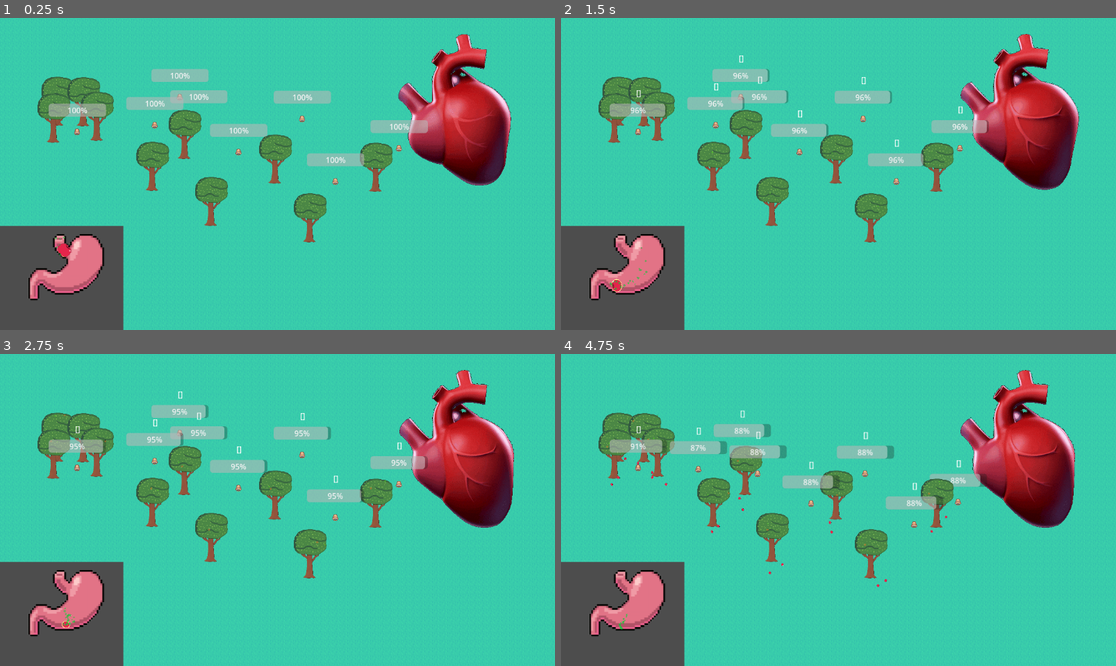
Above: before the commit, frames 1-4 (two rows, left to right).
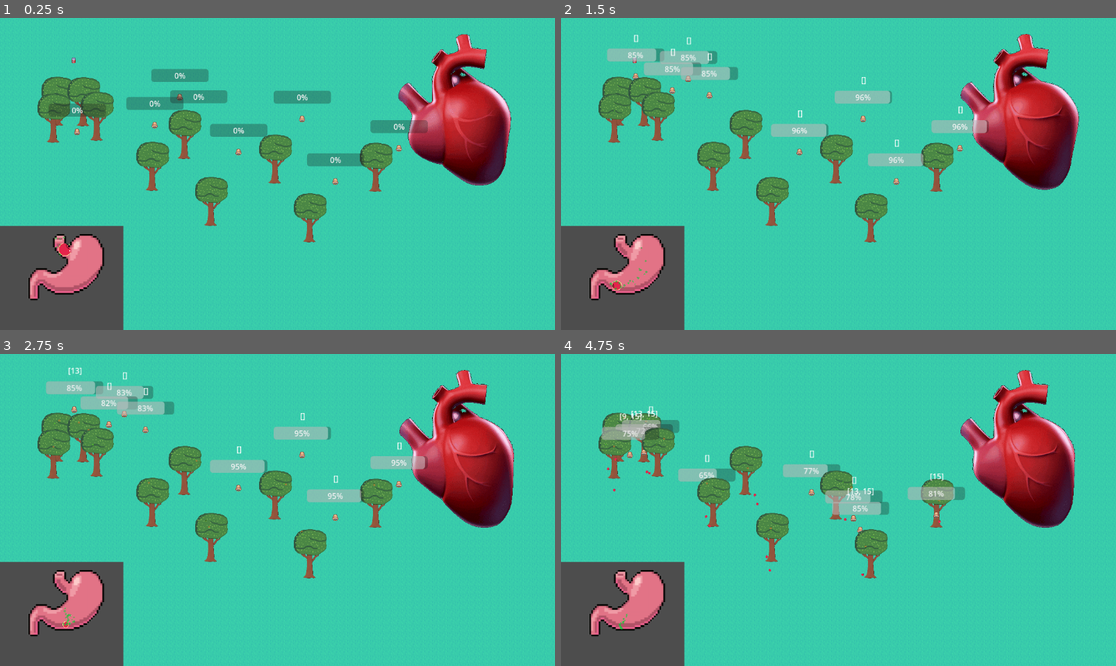
Above: after the commit, the same moments.

Repository: rundoom/Upraiser
Game: Godot game, scene res://world/world.tscn
Same seed, same stepped clock (60 frames per second), same inputs: the game is played once before the commit and once after it.
Inputs (mouse positions are in pixels of both pictures, inside the frame that each line leads up to):
- Up to frame 1 (0.25 s): no input
- Up to frame 2 (1.5 s): move the mouse to (960, 158) at 0.52 s; move the mouse to (727, 189) at 1.27 s
- Up to frame 3 (2.75 s): move the mouse to (333, 441) at 2.02 s
- Up to frame 4 (4.75 s): move the mouse to (810, 572) at 2.77 s; move the mouse to (1005, 556) at 3.52 s; move the mouse to (672, 463) at 4.27 s

The runs differ from the first frame. In frame 1, 3.4% of the frame differs, in the area x 8-78%, y 12-77%; in frame 2, 3.2%; in frame 3, 3.3%; in frame 4, 6.4%, in the area x 7-77%, y 16-75%.

Commit message:
Fixed navigation

Diff:
--- a/creature/npc/NPCManager.gd
+++ b/creature/npc/NPCManager.gd
@@ -3,5 +3,6 @@
 
 func _on_heartbeat() -> void:
 	get_tree().call_group("$energy_consume", "energy_consume")
-	get_tree().call_group("$check_needs", "check_needs")
+#	get_tree().call_group("$check_needs", "check_needs")
 	get_tree().call_group("$spawn_fruit", "spawn_fruit")
+	get_tree().call_group("$check_needs", "enable_physics")
--- a/creature/npc/npc.gd
+++ b/creature/npc/npc.gd
@@ -26,6 +26,8 @@
 
 
 func _physics_process(delta: float) -> void:
+	check_needs()
+
 	var real_speed_factor := get_real_velocity().length()/200
 
 	if is_current_path():
@@ -37,10 +39,13 @@
 		move_and_slide()
 		energy -= real_speed_factor
 
+	var line_path = current_path.map(func(it): return it - global_position)
+#	line_path.push_front(global_position)
+	$PathTracker.points = line_path
+
 
 func energy_consume() -> void:
 	energy -= energy_consume_idle * 5
-	$Label.text = str(food.map(func(it): return it.volume))
 	for it in food:
 		var food_value = it.dissolve_rate * it.dissolve_tick
 		if food_value > MAX_ENERGY - energy: continue
@@ -101,6 +106,7 @@
 	if body == move_to:
 		food.append(body)
 		body.get_parent().remove_child(body)
+		$Label.text = str(food.map(func(it): return it.volume))
 
 
 func lost_food() -> void:
@@ -111,3 +117,7 @@
 
 func is_current_path() -> bool:
 	return current_path != null and !current_path.is_empty()
+
+
+func enable_physics():
+	process_mode = Node.PROCESS_MODE_INHERIT
--- a/creature/npc/npc.tscn
+++ b/creature/npc/npc.tscn
@@ -118,8 +118,10 @@
 }]
 
 [sub_resource type="CircleShape2D" id="CircleShape2D_i6oj1"]
+radius = 21.0
 
 [node name="NPC" type="CharacterBody2D" groups=["$check_needs", "$energy_consume"]]
+process_mode = 4
 motion_mode = 1
 script = ExtResource("1_im2i3")
 
@@ -155,4 +157,7 @@
 horizontal_alignment = 1
 vertical_alignment = 1
 
+[node name="PathTracker" type="Line2D" parent="."]
+width = 3.0
+
 [connection signal="body_entered" from="Picker" to="." method="_on_picker_body_entered"]
--- a/general/food_for_stomach.tscn
+++ b/general/food_for_stomach.tscn
@@ -5,13 +5,6 @@
 [ext_resource type="Texture2D" uid="uid://bjj08gefq1voq" path="res://general/RadialGradient.png" id="2_ers48"]
 [ext_resource type="Texture2D" uid="uid://ce5qdsrdt1612" path="res://general/bub.png" id="4_7ila8"]
 [ext_resource type="Texture2D" uid="uid://bxtq4rqca4yhp" path="res://loot/apple4.png" id="4_ov5cw"]
-
-[sub_resource type="ShaderMaterial" id="ShaderMaterial_wj5tq"]
-shader = ExtResource("1_rjp4b")
-shader_parameter/dissolveState = 0.0
-shader_parameter/border = Color(0.756863, 0.996078, 0.301961, 1)
-shader_parameter/border_ticc = 0.068
-shader_parameter/noise = ExtResource("2_ers48")
 
 [sub_resource type="CircleShape2D" id="CircleShape2D_4ajad"]
 resource_local_to_scene = true
@@ -22,19 +15,19 @@
 tracks/0/type = "value"
 tracks/0/imported = false
 tracks/0/enabled = true
-tracks/0/path = NodePath("SubViewportContainer:material:shader_parameter/dissolveState")
+tracks/0/path = NodePath("CollisionShape2D:shape:radius")
 tracks/0/interp = 1
 tracks/0/loop_wrap = true
 tracks/0/keys = {
 "times": PackedFloat32Array(0),
 "transitions": PackedFloat32Array(1),
 "update": 0,
-"values": [0.0]
+"values": [15.0]
 }
 tracks/1/type = "value"
 tracks/1/imported = false
 tracks/1/enabled = true
-tracks/1/path = NodePath("CollisionShape2D:shape:radius")
+tracks/1/path = NodePath("Bubbles:process_material:emission_sphere_radius")
 tracks/1/interp = 1
 tracks/1/loop_wrap = true
 tracks/1/keys = {
@@ -46,14 +39,14 @@
 tracks/2/type = "value"
 tracks/2/imported = false
 tracks/2/enabled = true
-tracks/2/path = NodePath("Bubbles:process_material:emission_sphere_radius")
+tracks/2/path = NodePath("Sprite2D:material:shader_parameter/dissolveState")
 tracks/2/interp = 1
 tracks/2/loop_wrap = true
 tracks/2/keys = {
 "times": PackedFloat32Array(0),
 "transitions": PackedFloat32Array(1),
 "update": 0,
-"values": [15.0]
+"values": [0.0]
 }
 
 [sub_resource type="Animation" id="Animation_2nvxp"]
@@ -62,34 +55,22 @@
 tracks/0/type = "value"
 tracks/0/imported = false
 tracks/0/enabled = true
-tracks/0/path = NodePath("SubViewportContainer:material:shader_parameter/dissolveState")
+tracks/0/path = NodePath("CollisionShape2D:shape:radius")
 tracks/0/interp = 1
 tracks/0/loop_wrap = false
 tracks/0/keys = {
 "times": PackedFloat32Array(0, 5),
 "transitions": PackedFloat32Array(1, 1),
 "update": 0,
-"values": [0.0, 1.0]
+"values": [15.0, 0.01]
 }
-tracks/1/type = "value"
+tracks/1/type = "method"
 tracks/1/imported = false
 tracks/1/enabled = true
-tracks/1/path = NodePath("CollisionShape2D:shape:radius")
+tracks/1/path = NodePath(".")
 tracks/1/interp = 1
-tracks/1/loop_wrap = false
+tracks/1/loop_wrap = true
 tracks/1/keys = {
-"times": PackedFloat32Array(0, 5),
-"transitions": PackedFloat32Array(1, 1),
-"update": 0,
-"values": [15.0, 0.01]
-}
-tracks/2/type = "method"
-tracks/2/imported = false
-tracks/2/enabled = true
-tracks/2/path = NodePath(".")
-tracks/2/interp = 1
-tracks/2/loop_wrap = true
-tracks/2/keys = {
 "times": PackedFloat32Array(5),
 "transitions": PackedFloat32Array(1),
 "values": [{
@@ -97,17 +78,29 @@
 "method": &"hold_out_bubbles"
 }]
 }
+tracks/2/type = "value"
+tracks/2/imported = false
+tracks/2/enabled = true
+tracks/2/path = NodePath("Bubbles:process_material:emission_sphere_radius")
+tracks/2/interp = 1
+tracks/2/loop_wrap = false
+tracks/2/keys = {
+"times": PackedFloat32Array(0, 5),
+"transitions": PackedFloat32Array(1, 1),
+"update": 0,
+"values": [15.0, 0.01]
+}
 tracks/3/type = "value"
 tracks/3/imported = false
 tracks/3/enabled = true
-tracks/3/path = NodePath("Bubbles:process_material:emission_sphere_radius")
+tracks/3/path = NodePath("Sprite2D:material:shader_parameter/dissolveState")
 tracks/3/interp = 1
-tracks/3/loop_wrap = false
+tracks/3/loop_wrap = true
 tracks/3/keys = {
 "times": PackedFloat32Array(0, 5),
 "transitions": PackedFloat32Array(1, 1),
 "update": 0,
-"values": [15.0, 0.01]
+"values": [0.0, 1.0]
 }
 
 [sub_resource type="AnimationLibrary" id="AnimationLibrary_y83fw"]
@@ -115,6 +108,13 @@
 "RESET": SubResource("Animation_2eu85"),
 "dissolving": SubResource("Animation_2nvxp")
 }
+
+[sub_resource type="ShaderMaterial" id="ShaderMaterial_wj5tq"]
+shader = ExtResource("1_rjp4b")
+shader_parameter/dissolveState = 0.0
+shader_parameter/border = Color(0.756863, 0.996078, 0.301961, 1)
+shader_parameter/border_ticc = 0.068
+shader_parameter/noise = ExtResource("2_ers48")
 
 [sub_resource type="ParticleProcessMaterial" id="ParticleProcessMaterial_s26wy"]
 resource_local_to_scene = true
@@ -129,27 +129,8 @@
 [node name="FoodForStomach" type="RigidBody2D"]
 script = ExtResource("1_5m1sb")
 
-[node name="SubViewportContainer" type="SubViewportContainer" parent="."]
-material = SubResource("ShaderMaterial_wj5tq")
-offset_left = -19.0
-offset_top = -16.0
-offset_right = 19.0
-offset_bottom = 16.0
-
-[node name="SubViewport" type="SubViewport" parent="SubViewportContainer"]
-transparent_bg = true
-handle_input_locally = false
-size = Vector2i(38, 32)
-render_target_update_mode = 4
-
-[node name="Sprite2D" type="Sprite2D" parent="SubViewportContainer/SubViewport"]
-position = Vector2(5, 1)
-scale = Vector2(0.25, 0.25)
-texture = ExtResource("4_ov5cw")
-centered = false
-region_rect = Rect2(153, 153, 16, 16)
-
 [node name="CollisionShape2D" type="CollisionShape2D" parent="."]
+visible = false
 shape = SubResource("CircleShape2D_4ajad")
 
 [node name="AnimationPlayer" type="AnimationPlayer" parent="."]
@@ -158,6 +139,12 @@
 "": SubResource("AnimationLibrary_y83fw")
 }
 
+[node name="Sprite2D" type="Sprite2D" parent="."]
+material = SubResource("ShaderMaterial_wj5tq")
+scale = Vector2(0.25, 0.25)
+texture = ExtResource("4_ov5cw")
+region_rect = Rect2(153, 153, 16, 16)
+
 [node name="Bubbles" type="GPUParticles2D" parent="."]
 amount = 25
 process_material = SubResource("ParticleProcessMaterial_s26wy")
--- a/loot/food.tscn
+++ b/loot/food.tscn
@@ -8,6 +8,3 @@
 dissolve_tick = 2
 dissolve_rate = 3
 volume = 15
-
-[node name="Sprite2D" parent="." index="1"]
-texture = null
--- a/loot/fruit.tscn
+++ b/loot/fruit.tscn
@@ -215,11 +215,52 @@
 "update": 1,
 "values": [false]
 }
+tracks/7/type = "value"
+tracks/7/imported = false
+tracks/7/enabled = true
+tracks/7/path = NodePath("..:volume")
+tracks/7/interp = 1
+tracks/7/loop_wrap = true
+tracks/7/keys = {
+"times": PackedFloat32Array(0),
+"transitions": PackedFloat32Array(1),
+"update": 1,
+"values": [15]
+}
+
+[sub_resource type="Animation" id="Animation_1unfj"]
+resource_name = "rot"
+length = 4.0
+tracks/0/type = "value"
+tracks/0/imported = false
+tracks/0/enabled = true
+tracks/0/path = NodePath("../NextImg:frame")
+tracks/0/interp = 1
+tracks/0/loop_wrap = true
+tracks/0/keys = {
+"times": PackedFloat32Array(0, 1, 2, 3, 4),
+"transitions": PackedFloat32Array(1, 1, 1, 1, 1),
+"update": 1,
+"values": [3, 4, 5, 6, 7]
+}
+tracks/1/type = "value"
+tracks/1/imported = false
+tracks/1/enabled = true
+tracks/1/path = NodePath("..:volume")
+tracks/1/interp = 1
+tracks/1/loop_wrap = true
+tracks/1/keys = {
+"times": PackedFloat32Array(0),
+"transitions": PackedFloat32Array(1),
+"update": 1,
+"values": [15]
+}
 
 [sub_resource type="AnimationLibrary" id="AnimationLibrary_t5hyw"]
 _data = {
 "RESET": SubResource("Animation_vxu6j"),
-"grow": SubResource("Animation_ankvu")
+"grow": SubResource("Animation_ankvu"),
+"rot": SubResource("Animation_1unfj")
 }
 
 [node name="Fruit" instance=ExtResource("1_u7pv3")]
--- a/world/test_nav.tscn
+++ b/world/test_nav.tscn
@@ -1484,13 +1484,19 @@
 [node name="NPCManager" parent="." instance=ExtResource("3_2sa8e")]
 position = Vector2(956, 199)
 
-[node name="NPC" parent="." instance=ExtResource("4_7o2pp")]
-position = Vector2(264.307, 216.369)
+[node name="Tree" parent="." instance=ExtResource("6_h45wk")]
+position = Vector2(363, 297)
 
-[node name="Tree" parent="." instance=ExtResource("6_h45wk")]
-position = Vector2(254, 280)
+[node name="Tree2" parent="." instance=ExtResource("6_h45wk")]
+position = Vector2(389, 299)
+
+[node name="Tree3" parent="." instance=ExtResource("6_h45wk")]
+position = Vector2(377, 298)
 
 [node name="Food2" parent="." instance=ExtResource("5_8krun")]
-position = Vector2(256.828, 367.681)
+position = Vector2(372, 370)
+
+[node name="NPC" parent="." instance=ExtResource("4_7o2pp")]
+position = Vector2(376, 232)
 
 [connection signal="ready" from="." to="." method="create_pathfinding_points" flags=18]
--- a/world/trees/tree.tscn
+++ b/world/trees/tree.tscn
@@ -4,14 +4,14 @@
 [ext_resource type="Texture2D" uid="uid://dfqsulpo331ot" path="res://world/trees/sprites/tree.png" id="2_y2fs6"]
 
 [sub_resource type="CapsuleShape2D" id="CapsuleShape2D_gj45d"]
-radius = 8.0
-height = 28.0
+radius = 6.0
+height = 12.0
 
 [sub_resource type="Curve2D" id="Curve2D_dtcl7"]
 _data = {
-"points": PackedVector2Array(0, 0, 0, 0, -27, -39, 0, 0, 0, 0, 1, -40, 0, 0, 0, 0, -26, -24, 0, 0, 0, 0, 9, -27, 0, 0, 0, 0, -27, -39, 0, 0, 0, 0, -7, -11, 0, 0, 0, 0, 3, -20, 0, 0, 0, 0, -7, -29, 0, 0, 0, 0, -16, -34, 0, 0, 0, 0, -19, -17, 0, 0, 0, 0, -14, -44, 0, 0, 0, 0, 6, -46, 0, 0, 0, 0, 8, -33)
+"points": PackedVector2Array(0, 0, 0, 0, -18.9, -16.4706, 0, 0, 0, 0, -10.2, -45.3137, 0, 0, 0, 0, 3.3, -15.7843, 0, 0, 0, 0, -27.3, -37.7451, 0, 0, 0, 0, 8.1, -37.0588, 0, 0, 0, 0, -18.9, -16.4706)
 }
-point_count = 13
+point_count = 6
 
 [node name="Tree" type="StaticBody2D" groups=["$spawn_fruit"]]
 collision_layer = 5
@@ -27,12 +27,13 @@
 shape = SubResource("CapsuleShape2D_gj45d")
 
 [node name="FruitPlaces" type="Path2D" parent="."]
-position = Vector2(16, 20.0286)
+position = Vector2(-12.5, -70)
+rotation = 3.14159
 scale = Vector2(1.66667, 1.45714)
 curve = SubResource("Curve2D_dtcl7")
 
 [node name="PathFollow2D" type="PathFollow2D" parent="FruitPlaces"]
-position = Vector2(-27, -39)
+position = Vector2(-18.9, -16.4706)
 rotation = -0.205395
 rotates = false
 loop = false
--- a/world/world.tscn
+++ b/world/world.tscn
@@ -1,9 +1,10 @@
-[gd_scene load_steps=9 format=3 uid="uid://ddioxuyjm5vbt"]
+[gd_scene load_steps=10 format=3 uid="uid://ddioxuyjm5vbt"]
 
 [ext_resource type="Texture2D" uid="uid://cncuw7neav4lr" path="res://general/tilemap.png" id="1_jhtrk"]
 [ext_resource type="PackedScene" uid="uid://bic2gwruiruji" path="res://creature/npc_manager.tscn" id="1_k7wb5"]
 [ext_resource type="Script" path="res://world/world.gd" id="2_fykyo"]
 [ext_resource type="PackedScene" uid="uid://cqwsdxnbwchf4" path="res://creature/npc/npc.tscn" id="2_rj64e"]
+[ext_resource type="PackedScene" uid="uid://cu8hvlvwa1ila" path="res://loot/food.tscn" id="3_hv7id"]
 [ext_resource type="PackedScene" uid="uid://dyvpdquiw64mk" path="res://general/stomach.tscn" id="4_gbsgl"]
 [ext_resource type="PackedScene" uid="uid://vyjttmqiweit" path="res://world/trees/tree.tscn" id="6_qme0r"]
 
@@ -1477,6 +1478,7 @@
 [node name="World" type="TileMap" groups=["world"]]
 y_sort_enabled = true
 tile_set = SubResource("TileSet_xib6k")
+collision_visibility_mode = 2
 format = 2
 layer_0/tile_data = PackedInt32Array(0, 65537, 1, 65536, 65537, 1, 131072, 65537, 1, 196608, 65537, 1, 262144, 65537, 1 …(50985 unchanged characters)…
 script = ExtResource("2_fykyo")
@@ -1548,4 +1550,7 @@
 enabled = false
 zoom = Vector2(4, 4)
 
+[node name="Food" parent="." instance=ExtResource("3_hv7id")]
+position = Vector2(153.498, 88.2726)
+
 [connection signal="ready" from="." to="." method="create_pathfinding_points"]
Not shown: 1 places in loot/fruit.tscn that only renumber resources
